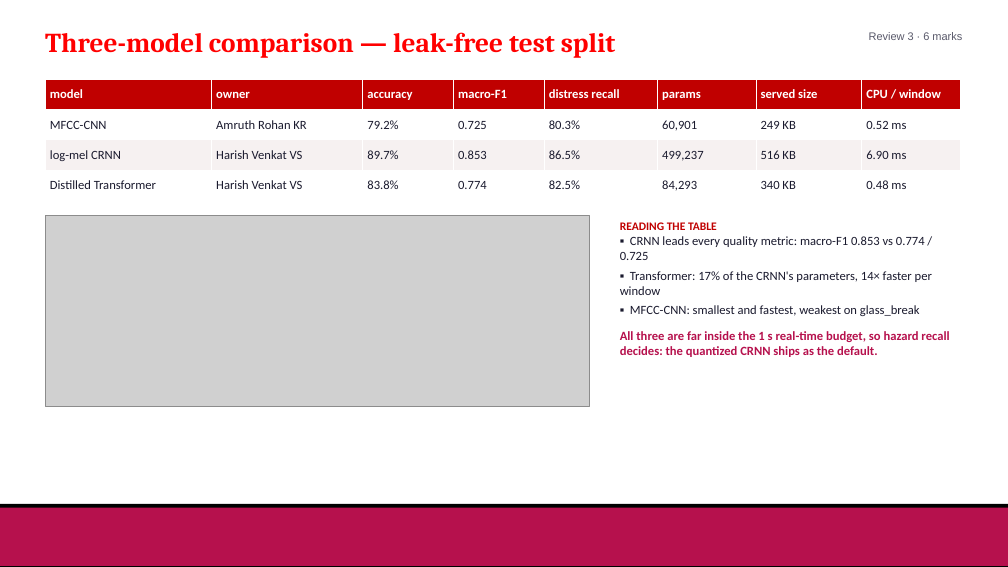
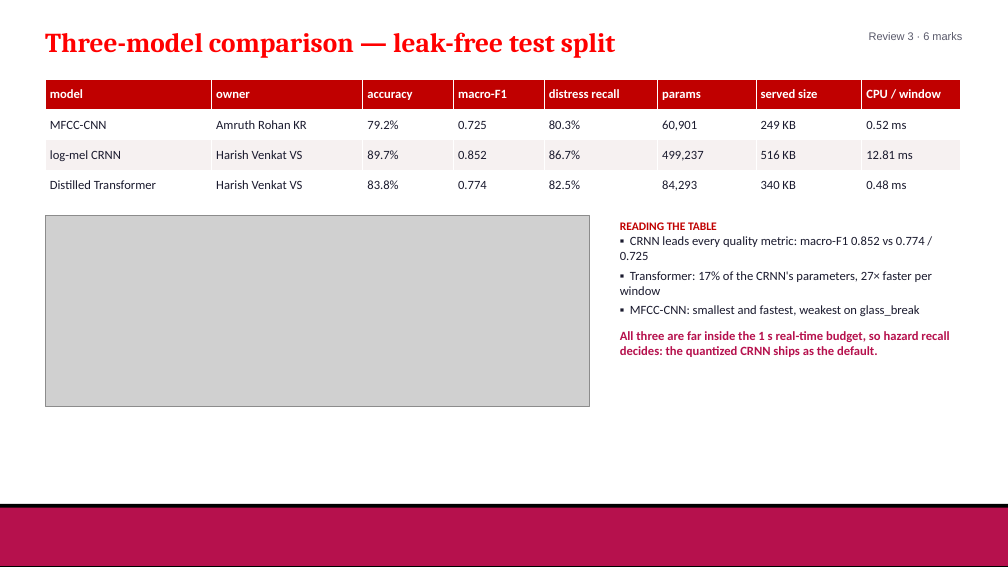
Before and after one commit to Hash-486/SafeScape, a slide deck: slide 7 of docs/Review3/SafeScape_Review3.pptx. Drawn at 1008x567 pixels with LibreOffice and Linux fonts; fonts in the diff are those of the drawing; grey boxes stand for pictures; background and template pictures are left out. Boxes give left, top, right and bottom in pixels: in the first picture for what was removed or moved away, otherwise in the second. Text is boxed around its words. In the diff, an @@ line names an element or a change of style, - is before the commit and + after.

Commit message:
Rebuild Review 2/3 decks and report with the served CRNN numbers

```diff
--- a/docs/Review3/SafeScape_Review3.pptx
+++ b/docs/Review3/SafeScape_Review3.pptx
@@ table at (45,79,960,200) @@
-row 3: log-mel CRNN | Harish Venkat VS | 89.7% | 0.853 | 86.5% | 499,237 | 516 KB | 6.90 ms
+row 3: log-mel CRNN | Harish Venkat VS | 89.7% | 0.852 | 86.7% | 499,237 | 516 KB | 12.81 ms
@@ text at (620,236,932,295): text changed @@
-▪ CRNN leads every quality metric: macro-F1 0.853 vs 0.774 / 0.725
-▪ Transformer: 17% of the CRNN's parameters, 14× faster per window
+▪ CRNN leads every quality metric: macro-F1 0.852 vs 0.774 / 0.725
+▪ Transformer: 17% of the CRNN's parameters, 27× faster per window
```
Also in this commit, not shown: 1 other slide changed, 7 other files.
